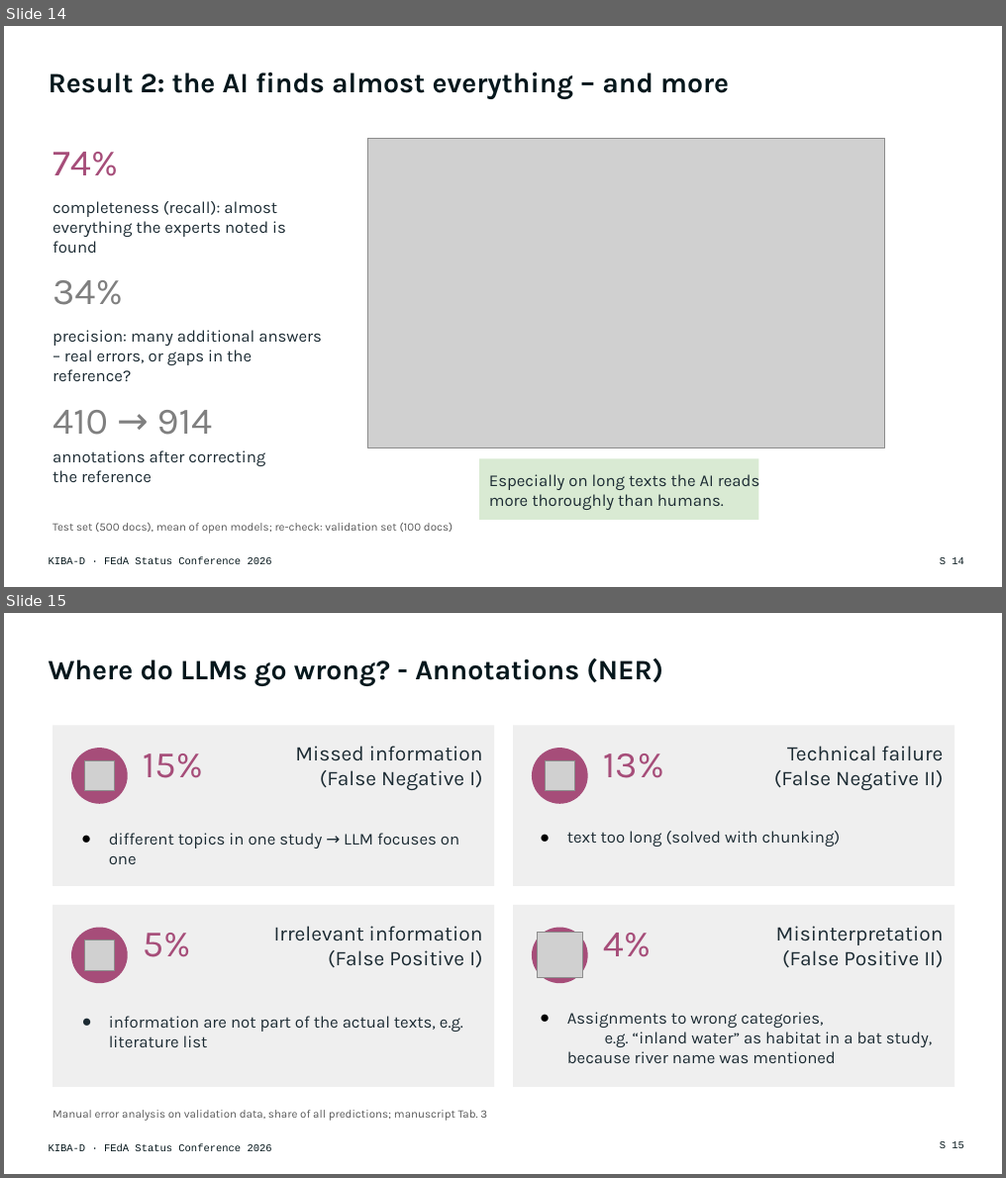
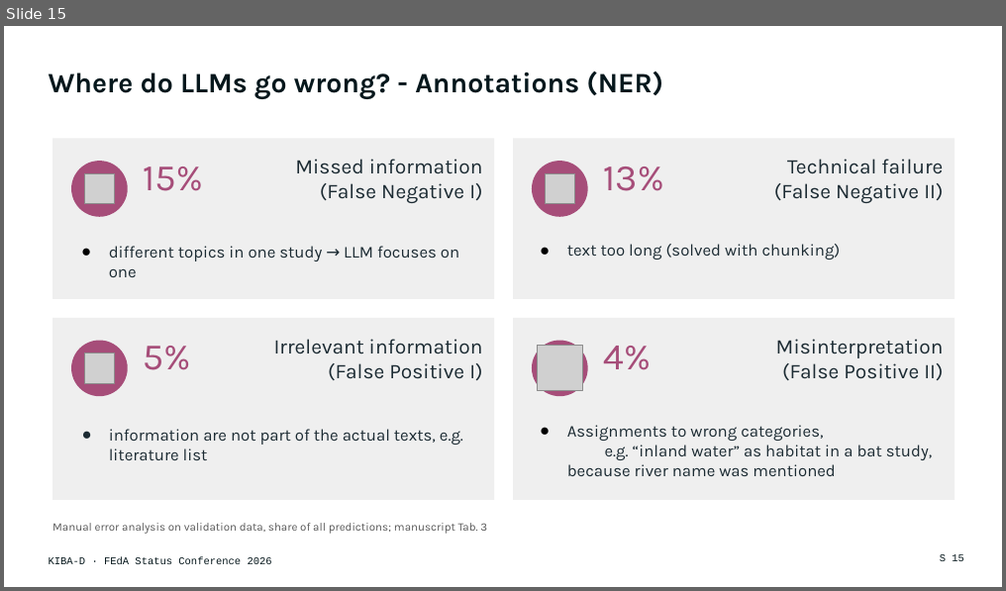
Before and after one commit to DFKI-NLP/kibad-llm, a slide deck: presentations/2026_feda_status_conference/KIBA-D_FEdA2026_Keynote.pptx. Shown one above the other, each under a label of ours: slides 14 and 15 before the commit, slide 15 after it. The pictures are 1006x1178 and 1006x591 pixels, drawn with LibreOffice and Linux fonts; fonts in the diff are those of the drawing; grey boxes stand for pictures. Boxes give left, top, right and bottom in pixels: in the first picture for what was removed or moved away, otherwise in the second. Text is boxed around its words. In the diff, an @@ line names an element or a change of style, - is before the commit and + after.

```diff
--- a/presentations/2026_feda_status_conference/KIBA-D_FEdA2026_Keynote.pptx
+++ b/presentations/2026_feda_status_conference/KIBA-D_FEdA2026_Keynote.pptx
@@ slide 14 removed at bbox=[4, 26, 1002, 587], background #FFFFFF @@
@@ title removed at bbox=[49, 73, 729, 99] @@
-Result 2: the AI finds almost everything – and more
@@ picture removed at bbox=[367, 138, 884, 448] @@
@@ text removed at bbox=[53, 152, 118, 176] @@
-74%
@@ text removed at bbox=[53, 201, 286, 253] @@
-completeness (recall): almost everything the experts noted is found
@@ text removed at bbox=[53, 280, 123, 305] @@
-34%
@@ text removed at bbox=[53, 330, 322, 381] @@
-precision: many additional answers – real errors, or gaps in the reference?
@@ text removed at bbox=[53, 410, 265, 482] @@
-410 → 914
-annotations after correcting the reference
@@ rectangle removed at bbox=[479, 459, 758, 520] @@
@@ text removed at bbox=[489, 472, 760, 510] @@
-Especially on long texts the AI reads more thoroughly than humans.
@@ text removed at bbox=[53, 523, 452, 534] @@
-Test set (500 docs), mean of open models; re-check: validation set (100 docs)
@@ text removed at bbox=[49, 558, 272, 565] @@
-KIBA-D · FEdA Status Conference 2026
@@ page number removed at bbox=[940, 558, 964, 565] @@
-S 14
```
Also in this commit, not shown: 12 slides changed, 6 slides added, 4 other slides removed, 2 other files.
